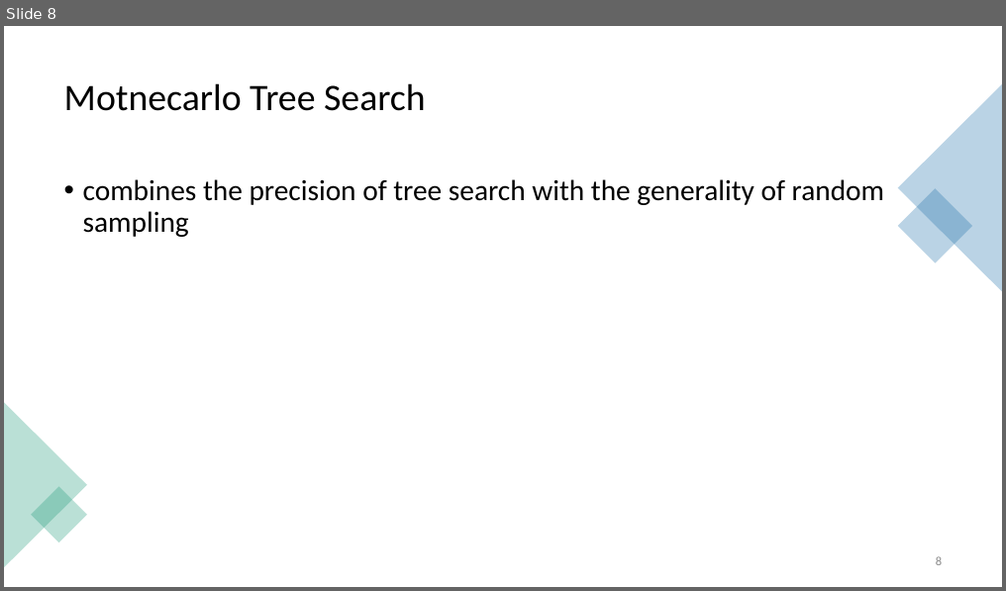
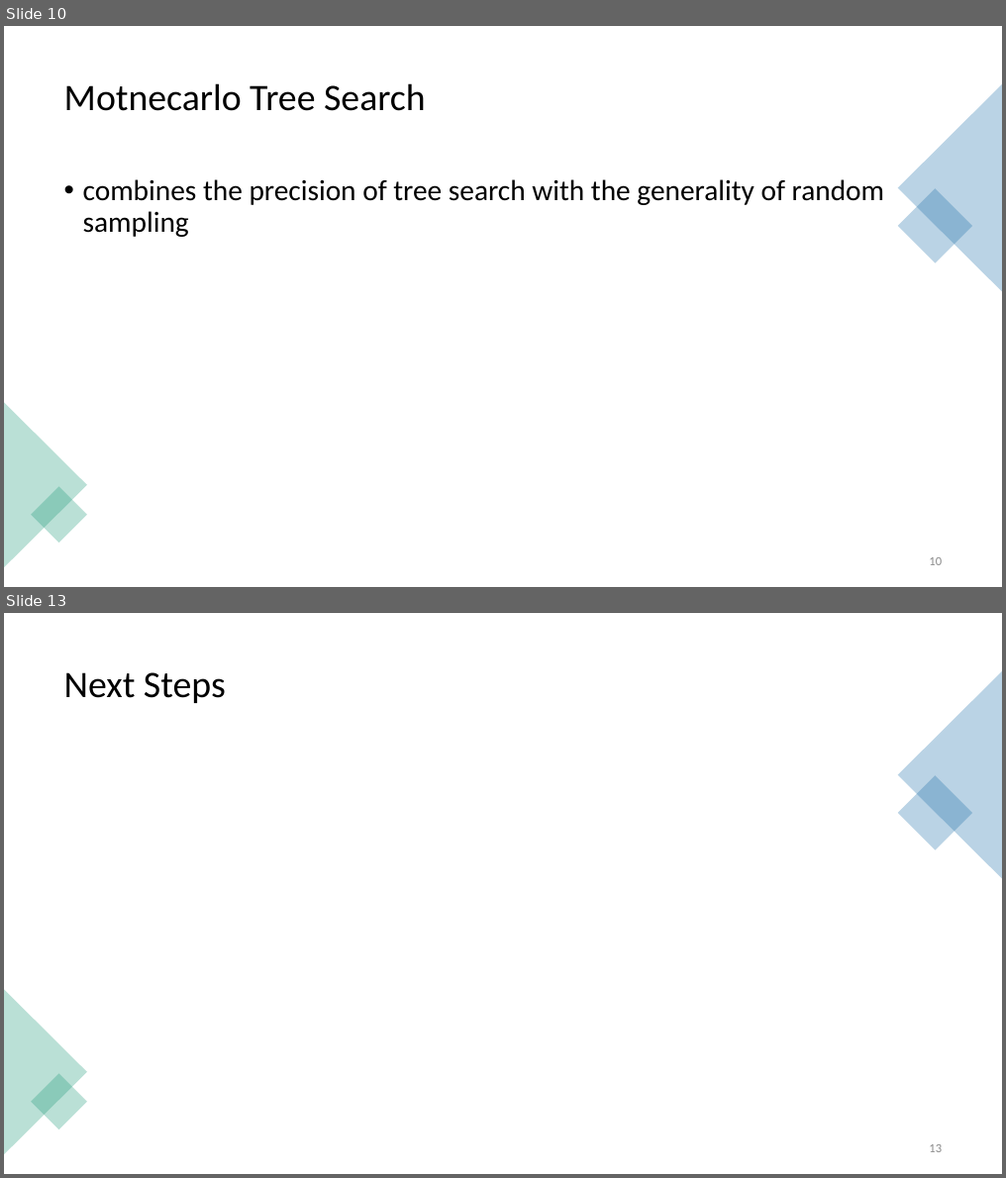
Before and after one commit to Brebeck-Jan/chessmaster, a slide deck: Präsentationen/Zwischen_Präse/Chessmaster_Zwischenpräsentation.pptx. Shown one above the other, each under a label of ours: slide 8 before the commit, slides 10 and 13 after it; the slides between them are not shown. The pictures are 1006x591 and 1006x1178 pixels, drawn with LibreOffice and Linux fonts; fonts in the diff are those of the drawing. Boxes give left, top, right and bottom in pixels: in the first picture for what was removed or moved away, otherwise in the second. Text is boxed around its words. In the diff, an @@ line names an element or a change of style, - is before the commit and + after.

```diff
--- a/Präsentationen/Zwischen_Präse/Chessmaster_Zwischenpräsentation.pptx
+++ b/Präsentationen/Zwischen_Präse/Chessmaster_Zwischenpräsentation.pptx
@@ slide 13 added at <box>4,613,1002,1174</box>, background #FFFFFF @@
@@ triangle added at <box>898,671,1002,878</box>, fill #1D6FA9 at 30% opacity @@
@@ title added at <box>64,672,226,703</box>, 36 pt, text #000000 @@
+Next Steps
@@ rectangle added at <box>898,775,973,851</box>, fill #1D6FA9 at 30% opacity @@
@@ triangle added at <box>4,989,87,1155</box>, fill #1D9A78 at 30% opacity @@
@@ rectangle added at <box>31,1073,87,1130</box>, fill #1D9A78 at 30% opacity @@
@@ page number added at <box>929,1145,942,1153</box>, 12 pt, text #8C8C8C @@
+13
@@ what was slide 8 is now slide 10 @@
@@ page number at <box>929,558,942,566</box>: text changed @@
-8
+10
```
Also in this commit, not shown: 8 other slides added, 3 slides removed.
